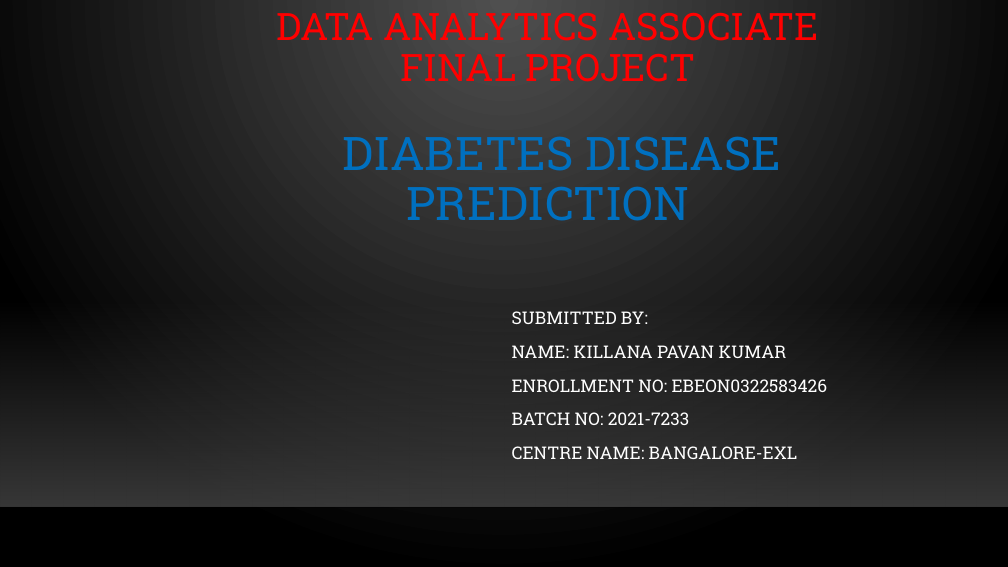
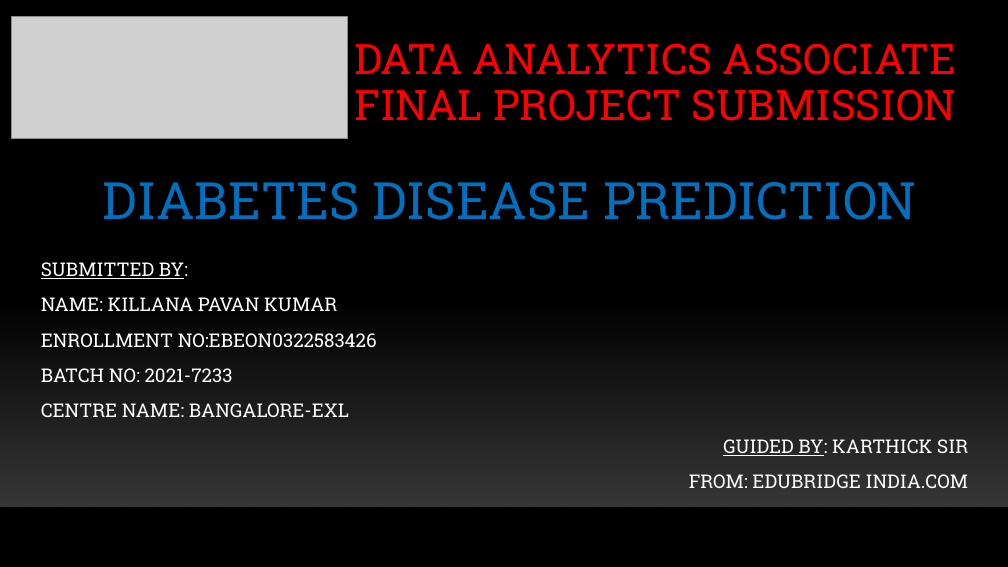
Before and after one commit to Pavankumar327/Projects-, a slide deck: slide 1 of Data Analytics Associate final project -DIABETES DISEASE PREDICTION.pptx. Drawn at 1008x567 pixels with LibreOffice and Linux fonts; fonts in the diff are those of the drawing; grey boxes stand for pictures; background and template pictures are left out. Boxes give left, top, right and bottom in pixels: in the first picture for what was removed or moved away, otherwise in the second. Text is boxed around its words. In the diff, an @@ line names an element or a change of style, - is before the commit and + after.

Commit message:
PPT on project1 for DIABETES DISEASE PREDICTION

```diff
--- a/Data Analytics Associate final project -DIABETES DISEASE PREDICTION.pptx
+++ b/Data Analytics Associate final project -DIABETES DISEASE PREDICTION.pptx
@@ background gradient #505050 to #000000 to #000000 @@
@@ picture added at [11,16,347,138] @@
@@ title at [103,43,957,220]: text changed; size 36 to 40 pt @@
-DATA ANALYTICS ASSOCIATE
-FINAL PROJECT
-DIABETES DISEASE PREDICTION
+DATA ANALYTICS ASSOCIATE
+FINAL PROJECT SUBMISSION
+DIABETES DISEASE PREDICTION
@@ subtitle "SUBMITTED BY:": place and size @@
-subtitle "SUBMITTED BY:" at [512,311,828,459]
+subtitle "SUBMITTED BY:" at [41,262,969,488]
@@ subtitle at [41,262,349,417]: size 16.6 to 18 pt in "SUBMITTED BY:", "NAME: KILLANA PAVAN KUMAR", "BATCH NO: 2021-7233", "CENTRE NAME: BANGALORE-EXL"; underline on in "SUBMITTED BY:" @@
@@ subtitle at [41,333,377,347]: text changed; size 16.6 to 18 pt @@
-ENROLLMENT NO: EBEON0322583426
+ENROLLMENT NO:EBEON0322583426
@@ subtitle at [689,439,969,488]: paragraphs added @@
+GUIDED BY: KARTHICK SIR
+FROM: EDUBRIDGE INDIA.COM
```
Also in this commit, not shown: 10 other slides changed, 4 slides added, 2 slides removed.
